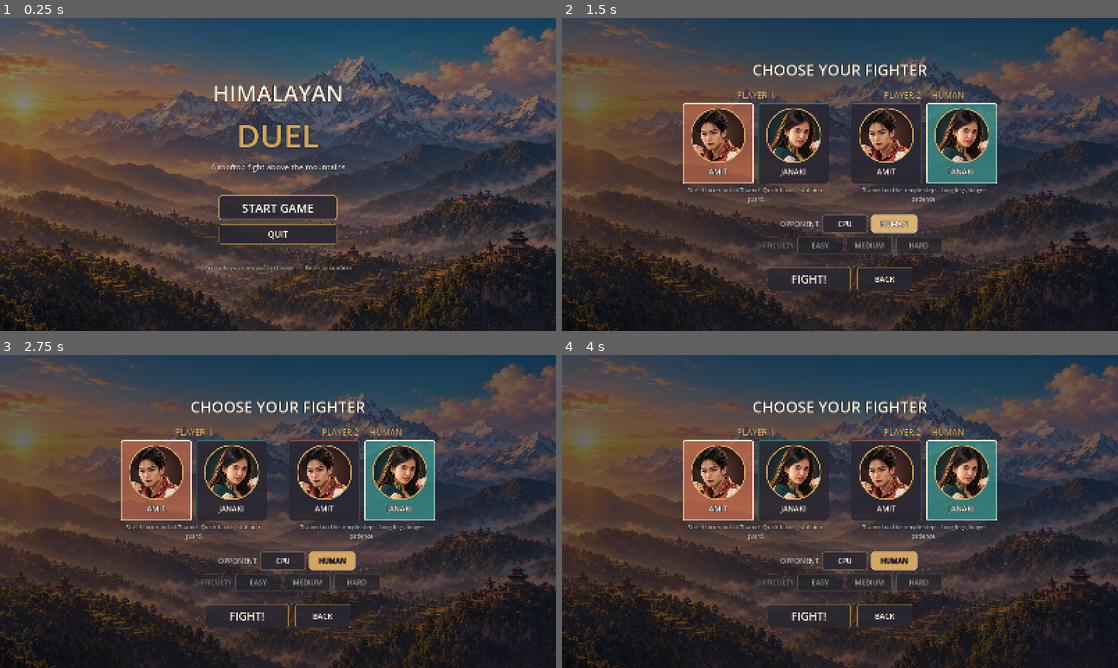
Above: before the commit, frames 1-4 (two rows, left to right).
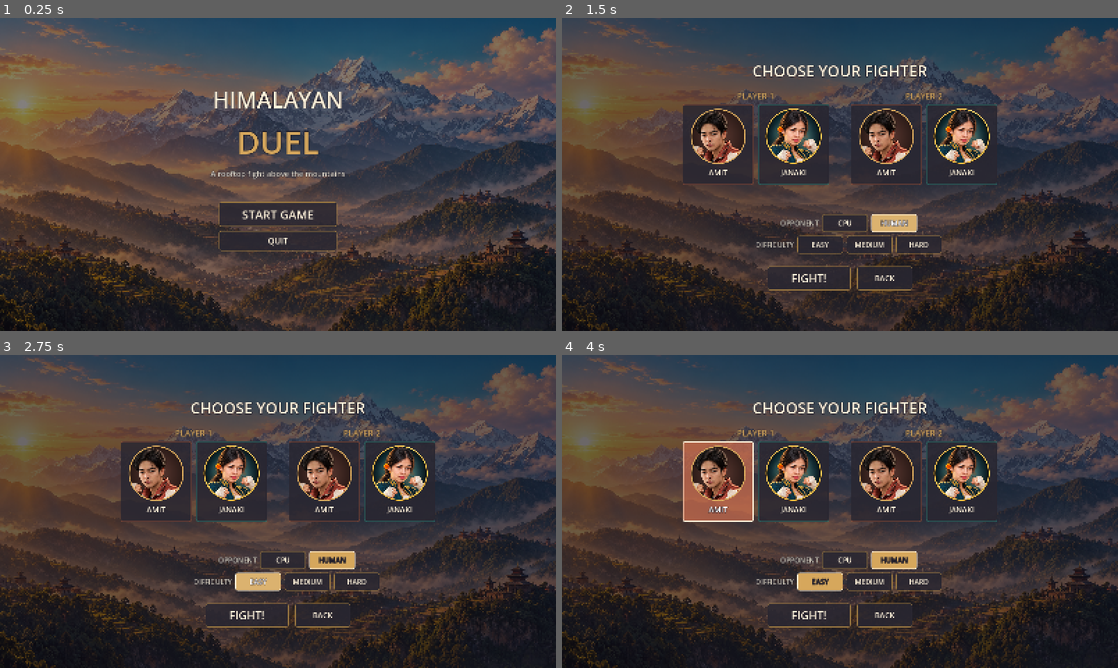
Above: after the commit, the same moments.

Repository: sunflowerIU/fight-game
Game: Godot game, scene res://scenes/main_menu.tscn
Same seed, same stepped clock (60 frames per second), same inputs: the game is played once before the commit and once after it.
Inputs (mouse positions are in pixels of both pictures, inside the frame that each line leads up to):
- Up to frame 1 (0.25 s): no input
- Up to frame 2 (1.5 s): click "START GAME" at 0.5 s; click "HUMAN" at 1.25 s
- Up to frame 3 (2.75 s): click (255, 580) at 2 s, where only the run after the commit has a clickable "EASY"
- Up to frame 4 (4 s): click (817, 580) at 2.75 s, where only the run after the commit has a clickable "EASY"; click "AMIT" at 3.5 s

The runs differ from the first frame. In frame 1, 4.2% of the frame differs, in the area x 37-64%, y 21-81%; in frame 2, 9.6%; in frame 3, 9.9%, in the area x 21-79%, y 14-88%; in frame 4, 8.3%.
Error after the commit: Compile Error: Failed to compile depended scripts. (res://scenes/main_menu.gd:0)

Commit message:
initial2

Diff:
--- a/characters/female_fighter.tscn
+++ b/characters/female_fighter.tscn
@@ -20,10 +20,10 @@
 step_texture = ExtResource("3_step")
 punch_texture = ExtResource("4_punch")
 kick_texture = ExtResource("5_kick")
-idle_ground = PackedVector2Array(504, 1524, 210, 1524, 797, 1382)
-step_ground = PackedVector2Array(478, 1519, 295, 1519, 661, 1375)
-punch_ground = PackedVector2Array(503, 1521, 172, 1521, 834, 1386)
-kick_ground = PackedVector2Array(429, 1472, 722, 1472)
+idle_ground = PackedVector2Array(504, 1526, 160, 1526, 820, 1433)
+step_ground = PackedVector2Array(500, 1500, 420, 1500)
+punch_ground = PackedVector2Array(503, 1522, 135, 1522, 865, 1407)
+kick_ground = PackedVector2Array(700, 1497, 700, 1497)
 stance_width = 1.9
 
 [node name="BodyCollision" type="CollisionShape3D" parent="."]
--- a/characters/fighter_controller.gd
+++ b/characters/fighter_controller.gd
@@ -99,6 +99,7 @@
 ## keyboard drives the fighter instead.
 var brain: CpuBrain
 var audio: Node
+var touch: Node
 
 var shadow: MeshInstance3D
 var lead_shadow: MeshInstance3D
@@ -135,6 +136,7 @@
 		return
 	facing = 1.0 if player_number == 1 else -1.0
 	audio = get_node_or_null("/root/GameAudio")
+	touch = get_node_or_null("/root/TouchInput")
 	_build_ground_contact()
 	_setup_sprite()
 	_apply_pose(Pose.IDLE, true)
@@ -259,6 +261,16 @@
 	previous_jump = jump_held
 	previous_punch = punch_held
 	previous_kick = kick_held
+
+	# The on-screen pad drives player one as a second set of keys. Its taps
+	# are read exactly once here, which is also why only player one asks:
+	# a second reader would swallow the press.
+	if player_number == 1 and touch != null and touch.active():
+		if absf(intent["move"]) < 0.01:
+			intent["move"] = touch.move
+		intent["jump"] = intent["jump"] or touch.take("jump")
+		intent["punch"] = intent["punch"] or touch.take("punch")
+		intent["kick"] = intent["kick"] or touch.take("kick")
 	return intent
 
 
--- a/project.godot
+++ b/project.godot
@@ -19,6 +19,7 @@
 
 MatchConfig="*res://autoload/match_config.gd"
 GameAudio="*res://autoload/game_audio.gd"
+TouchInput="*res://autoload/touch_input.gd"
 
 [display]
 
@@ -26,6 +27,9 @@
 window/size/viewport_height=900
 window/stretch/mode="canvas_items"
 window/stretch/aspect="expand"
+; Sensor landscape: the arena is a wide stage, and a phone held either way
+; up should work.
+window/handheld/orientation=4
 
 [physics]
 
@@ -34,3 +38,7 @@
 [rendering]
 
 rendering_device/driver.windows="d3d12"
+renderer/rendering_method="forward_plus"
+renderer/rendering_method.mobile="mobile"
+; Required for Android: textures are re-encoded to ETC2/ASTC on import.
+textures/vram_compression/import_etc2_astc=true
--- a/scenes/character_select.gd
+++ b/scenes/character_select.gd
@@ -61,6 +61,12 @@
 	actions.add_child(back)
 
 	GameAudio.play_music("res://audio/bgm_menu.ogg")
+	# One pad cannot drive two fighters, so a handheld plays against the CPU.
+	if TouchInput.active():
+		MatchConfig.opponent = MatchSettings.Opponent.CPU
+		MatchConfig.player_two_fighter = MatchConfig.other_fighter(MatchConfig.player_one_fighter)
+		opponent_chips["HUMAN"].disabled = true
+		opponent_chips["HUMAN"].tooltip_text = "Two players need two keyboards"
 	_refresh()
 	ready_to_listen = true
 	fight_button.call_deferred("grab_focus")
@@ -203,6 +209,11 @@
 	get_tree().change_scene_to_file(MENU_SCENE)
 
 
+func _notification(what: int) -> void:
+	if what == NOTIFICATION_WM_GO_BACK_REQUEST:
+		_on_back()
+
+
 func _unhandled_input(event: InputEvent) -> void:
 	if event is InputEventKey and event.pressed and not event.echo and event.physical_keycode == KEY_ESCAPE:
 		_on_back()
--- a/scenes/main_menu.gd
+++ b/scenes/main_menu.gd
@@ -34,7 +34,8 @@
 	quit_button.pressed.connect(_on_quit)
 
 	column.add_child(UiKit.spacer(26))
-	column.add_child(UiKit.label("Arrow keys or mouse to choose   ·   Enter to confirm", 17, Color("b9b3a6"), 4))
+	var hint := "Tap to choose" if TouchInput.active() else "Arrow keys or mouse to choose   ·   Enter to confirm"
+	column.add_child(UiKit.label(hint, 17, Color("b9b3a6"), 4))
 
 	GameAudio.play_music("res://audio/bgm_menu.ogg")
 	start_button.call_deferred("grab_focus")
@@ -59,3 +60,9 @@
 func _on_quit() -> void:
 	GameAudio.play("ui_back")
 	get_tree().quit()
+
+
+## Android's back button on the title screen leaves the game.
+func _notification(what: int) -> void:
+	if what == NOTIFICATION_WM_GO_BACK_REQUEST:
+		get_tree().quit()
--- a/scenes/nepal_arena.gd
+++ b/scenes/nepal_arena.gd
@@ -49,6 +49,7 @@
 		fighter_one.defeated.connect(_on_defeated)
 		fighter_two.defeated.connect(_on_defeated)
 		_make_hud()
+		_make_touch_controls()
 		_begin_round()
 
 
@@ -327,8 +328,10 @@
 
 	health_bar_one = _make_fighter_plate(canvas, fighter_one, false, Color("c86c4e"))
 	health_bar_two = _make_fighter_plate(canvas, fighter_two, true, Color("3caa9e"))
-	_make_hud_label(canvas, "HIMALAYAN DUEL", 0.37, 0.63, 0, 24, HORIZONTAL_ALIGNMENT_CENTER, 22)
-	_make_hud_label(canvas, _controls_hint(), 0.0, 1.0, 0, -44, HORIZONTAL_ALIGNMENT_CENTER, 15, true)
+	if not _touch_active():
+		# On a handheld the banner's slot belongs to the pad's menu button.
+		_make_hud_label(canvas, "HIMALAYAN DUEL", 0.37, 0.63, 0, 24, HORIZONTAL_ALIGNMENT_CENTER, 22)
+		_make_hud_label(canvas, _controls_hint(), 0.0, 1.0, 0, -44, HORIZONTAL_ALIGNMENT_CENTER, 15, true)
 
 	announce_label = Label.new()
 	announce_label.visible = false
@@ -437,6 +440,37 @@
 		var config := get_node_or_null("/root/MatchConfig")
 		return "CPU · %s" % (config.difficulty_name() if config != null else "MEDIUM")
 	return "P1" if fighter.player_number == 1 else "P2"
+
+
+func _touch_active() -> bool:
+	var touch := get_node_or_null("/root/TouchInput")
+	return touch != null and touch.active()
+
+
+## The on-screen pad goes in its own layer above the HUD, and only when there
+## is a touchscreen to use it. Any press still latched from the menus is
+## dropped, so the round cannot open with a phantom punch.
+func _make_touch_controls() -> void:
+	if not _touch_active():
+		return
+	var touch := get_node_or_null("/root/TouchInput")
+	touch.release_all()
+	var layer := CanvasLayer.new()
+	layer.name = "Touch controls"
+	layer.layer = 2
+	add_child(layer)
+	var pad := TouchControls.new()
+	pad.name = "Pad"
+	layer.add_child(pad)
+	pad.menu_requested.connect(_leave_to_select)
+
+
+func _leave_to_select() -> void:
+	_audio_play("ui_back")
+	var touch := get_node_or_null("/root/TouchInput")
+	if touch != null:
+		touch.release_all()
+	get_tree().change_scene_to_file(SELECT_SCENE)
 
 
 func _controls_hint() -> String:
@@ -547,12 +581,17 @@
 	result_label.visible = true
 
 
+## Android's back button arrives as this notification rather than a key.
+func _notification(what: int) -> void:
+	if what == NOTIFICATION_WM_GO_BACK_REQUEST and not Engine.is_editor_hint():
+		_leave_to_select()
+
+
 func _input(event: InputEvent) -> void:
 	if Engine.is_editor_hint() or not (event is InputEventKey) or not event.pressed or event.echo:
 		return
 	if event.physical_keycode == KEY_ESCAPE:
-		_audio_play("ui_back")
-		get_tree().change_scene_to_file(SELECT_SCENE)
+		_leave_to_select()
 	elif event.physical_keycode == KEY_R and match_over:
 		_audio_play("ui_select")
 		get_tree().reload_current_scene()
Not shown, changed: assets/characters/amit_fighter.png.import
Binary file changed: assets/characters/female_fighter.png
Not shown, changed: assets/characters/female_fighter.png.import
Binary file changed: assets/characters/female_kick.png
Binary file changed: assets/characters/female_punch.png
Binary file changed: assets/characters/female_step.png
Not shown, changed: assets/nepal_himalaya.png.import
Binary file changed: assets/ui/avatar_janaki.png
Not shown, changed: README.md
